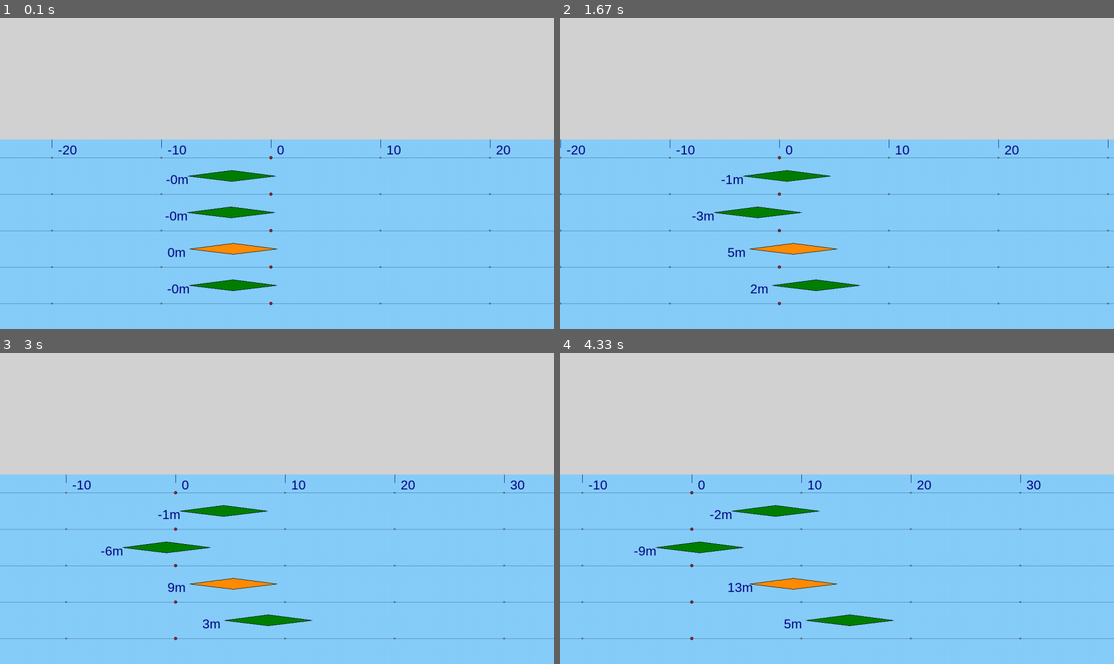
Above: before the commit, frames 1-4 (two rows, left to right).
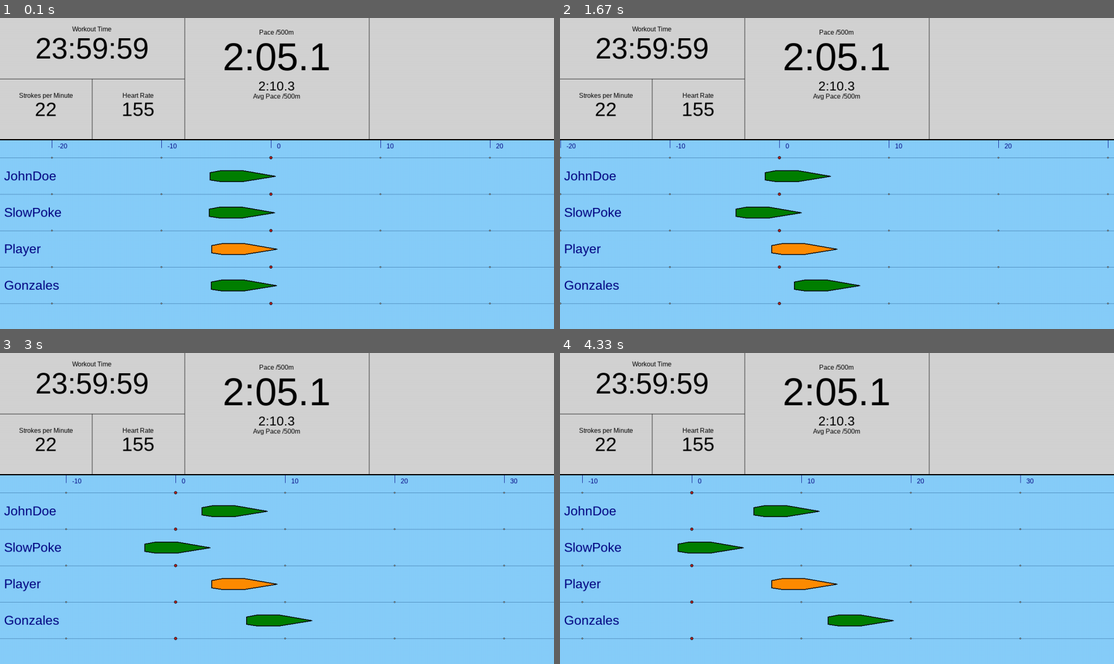
Above: after the commit, the same moments.

Repository: monsdar/dynrow
Game: pygame game, started from DynRow.py
Same seed, same stepped clock (60 frames per second), same inputs: the game is played once before the commit and once after it. The source is Python 2; it was converted automatically to run under Python 3.
Inputs:
- Up to frame 1 (0.1 s): no input
- Up to frame 2 (1.67 s): no input
- Up to frame 3 (3 s): no input
- Up to frame 4 (4.33 s): no input

The runs differ from the first frame. In frame 1, 4.1% of the frame differs, in the area x 0-100%, y 0-89%; in frame 2, 4.1%; in frame 3, 4.1%; in frame 4, 4.1%.

Commit message:
Added: Some stats are now displaying, still need to integrate the ranking-list and display the actual values

Diff:
--- a/DynRow.py
+++ b/DynRow.py
@@ -23,9 +23,9 @@
     playground.setPlayerBoat(player)
 
     #init the boats
-    playground.addBoat(BoatConstant("Rower 1", 190, 35))
-    playground.addBoat(BoatConstant("Rower 2", 500, 24))
-    playground.addBoat(BoatConstant("Rower 3", 120, 22))
+    playground.addBoat(BoatConstant("JohnDoe", 190, 35))
+    playground.addBoat(BoatConstant("SlowPoke", 500, 24))
+    playground.addBoat(BoatConstant("Gonzales", 120, 22))
 
     #init the UI, register the GameLoop and run it
     ui.registerCallback(gameLoop)
--- a/PyGameUi.py
+++ b/PyGameUi.py
@@ -49,7 +49,12 @@
         self.racePanelHeight = self.height - self.statPanelHeight
 
         #this is the font we're using throughout the game
-        self.font = pygame.font.SysFont('Arial', 32)
+        self.font16 = pygame.font.SysFont('Arial', 16)
+        self.font24 = pygame.font.SysFont('Arial', 24)
+        self.font32 = pygame.font.SysFont('Arial', 32)
+        self.font48 = pygame.font.SysFont('Arial', 48)
+        self.font72 = pygame.font.SysFont('Arial', 72)
+        self.font96 = pygame.font.SysFont('Arial', 96)
 
     def getTimestamp(self):
         curr = datetime.now()
@@ -98,11 +103,11 @@
 
         #update the racing section
         self.updateRaceBackground(self.currentDistance)
-        self.updatePlayer(self.currentDistance)
+        self.updatePlayer()
         self.updateBoats(playground.boats)
 
         #update the stat section
-        self.updateStatBackground(self.currentDistance)
+        self.updateStats(self.currentDistance, playground)
 
     def adjustDistance(self, boats, distance):
         #check the distance from player to the first boat
@@ -135,8 +140,75 @@
             self.sceneStartOffset = -(self.sceneRange/2)
             self.sceneEndOffset = self.sceneRange
 
-    def updateStatBackground(self, currentDistance):
+    def updateStats(self, currentDistance, playground):
         self.screen.fill(LIGHTGREY, [[0, 0], [self.width, self.statPanelHeight]])
+        pygame.draw.line(self.screen, BLACK, [0, self.statPanelHeight],[self.width, self.statPanelHeight], 3)
+
+        leftDividerX = (self.width/3)*1
+        leftHeightDividerY = self.statPanelHeight / 2.0
+        leftSubDividerX = leftDividerX/2.0
+        midHeightDivider = self.statPanelHeight / 2.0
+        pygame.draw.line(self.screen, BLACK, [leftDividerX, 0],[leftDividerX, self.statPanelHeight], 1)
+        pygame.draw.line(self.screen, BLACK, [0, leftHeightDividerY],[leftDividerX, leftHeightDividerY], 1)
+        pygame.draw.line(self.screen, BLACK, [leftSubDividerX, leftHeightDividerY],[leftSubDividerX, self.statPanelHeight], 1)
+
+        rightDividerX = (self.width/3)*2
+        pygame.draw.line(self.screen, BLACK, [rightDividerX, 0],[rightDividerX, self.statPanelHeight], 1)
+
+        #display the workout time
+        timeTxt = self.font72.render("23:59:59", True, BLACK)
+        timePosX = leftDividerX/2 - (timeTxt.get_size()[0] / 2.0)
+        timePosY = leftHeightDividerY/2.0 - (timeTxt.get_size()[1] / 2.0)
+        self.screen.blit(timeTxt, (timePosX, timePosY))
+
+        timeDescTxt = self.font16.render("Workout Time", True, BLACK)
+        timeDescPosX = leftDividerX/2 - (timeDescTxt.get_size()[0]/2.0)
+        timeDescPosY = timePosY- 16
+        self.screen.blit(timeDescTxt, (timeDescPosX, timeDescPosY))
+
+        #display the strokes per minute
+        spmTxt = self.font48.render("22", True, BLACK)
+        spmPosX = leftSubDividerX/2 - (spmTxt.get_size()[0] / 2.0)
+        spmPosY = (leftHeightDividerY + (self.statPanelHeight - leftHeightDividerY)/2.0) - (spmTxt.get_size()[1]/2.0)
+        self.screen.blit(spmTxt, (spmPosX, spmPosY))
+
+        spmDescTxt = self.font16.render("Strokes per Minute", True, BLACK)
+        spmDescPosX = leftSubDividerX/2 - (spmDescTxt.get_size()[0]/2.0)
+        spmDescPosY = spmPosY- 16
+        self.screen.blit(spmDescTxt, (spmDescPosX, spmDescPosY))
+
+        #display the heart rate
+        pulseTxt = self.font48.render("155", True, BLACK)
+        pulsePosX = leftSubDividerX + leftSubDividerX/2 - (pulseTxt.get_size()[0] / 2.0)
+        pulsePosY = (leftHeightDividerY + (self.statPanelHeight - leftHeightDividerY)/2.0) - (pulseTxt.get_size()[1]/2.0)
+        self.screen.blit(pulseTxt, (pulsePosX, pulsePosY))
+
+        pulseDescTxt = self.font16.render("Heart Rate", True, BLACK)
+        pulseDescPosX = leftSubDividerX + leftSubDividerX/2 - (pulseDescTxt.get_size()[0]/2.0)
+        pulseDescPosY = pulsePosY- 16
+        self.screen.blit(pulseDescTxt, (pulseDescPosX, pulseDescPosY))
+
+        #display the 500m pace
+        paceTxt = self.font96.render("2:05.1", True, BLACK)
+        pacePosX = leftDividerX + leftDividerX/2 - (paceTxt.get_size()[0] / 2.0)
+        pacePosY = midHeightDivider - (paceTxt.get_size()[1])
+        self.screen.blit(paceTxt, (pacePosX, pacePosY))
+
+        paceDescTxt = self.font16.render("Pace /500m", True, BLACK)
+        paceDescPosX = leftDividerX + leftDividerX/2 - (paceDescTxt.get_size()[0]/2.0)
+        paceDescPosY = pacePosY- 16
+        self.screen.blit(paceDescTxt, (paceDescPosX, paceDescPosY))
+
+        #display the avg 500m avgPace
+        avgPaceTxt = self.font32.render("2:10.3", True, BLACK)
+        avgPacePosX = leftDividerX + leftDividerX/2 - (avgPaceTxt.get_size()[0] / 2.0)
+        avgPacePosY = midHeightDivider
+        self.screen.blit(avgPaceTxt, (avgPacePosX, avgPacePosY))
+
+        avgPaceDescTxt = self.font16.render("Avg Pace /500m", True, BLACK)
+        avgPaceDescPosX = leftDividerX + leftDividerX/2 - (avgPaceDescTxt.get_size()[0]/2.0)
+        avgPaceDescPosY = avgPacePosY + avgPaceDescTxt.get_size()[1] + 16
+        self.screen.blit(avgPaceDescTxt, (avgPaceDescPosX, avgPaceDescPosY))
 
     def updateRaceBackground(self, distance):
         #this defines the start and end of the scene
@@ -165,21 +237,25 @@
                     pygame.draw.circle(self.screen, LIGHTGREY, [int(linePos), int(heightPos + (self.laneHeight/2) * heightFactor)], 2)
                     pygame.draw.circle(self.screen, BLACK, [int(linePos), int(heightPos + (self.laneHeight/2) * heightFactor)], 2, 1)
 
-            #display the distance marker
+            #display the distance markers
             lineText = str(prevOffset)
+            markerTxt = self.font16.render(lineText, True, NAVY)
+            markerTxtX = linePos+15
+            markerTxtY = self.statPanelHeight+16 - markerTxt.get_size()[1]/2.0
             pygame.draw.line(self.screen, NAVY, [linePos, self.statPanelHeight], [linePos, self.statPanelHeight+20], 1)
-            self.screen.blit(self.font.render(lineText, True, NAVY), (linePos+15, self.statPanelHeight+8))
-
-    def updatePlayer(self, distance):
+
+            self.screen.blit(markerTxt, (markerTxtX, markerTxtY))
+
+    def updatePlayer(self):
         #the following factors are used to calculate from a distance in meters into a distance on the
         #screen (1m in our simulation is not 1px on the screen, depends on the sceneRange we've got)
         heightFactor = self.racePanelHeight / self.sceneRange
 
         currentHeight = (self.playerLane + 1) * self.laneHeight * heightFactor + self.statPanelHeight
         pos = {"posX": self.width/2 , "posY": currentHeight}
-        self.printBoat(pos, distance, DARKORANGE)
-
-    def printBoat(self, position, distance, color):
+        self.printBoat(pos, "Player", DARKORANGE)
+
+    def printBoat(self, position, name, color):
         #the following factors are used to calculate from a distance in meters into a distance on the
         #screen (1m in our simulation is not 1px on the screen, depends on the sceneRange we've got)
         heightFactor = self.racePanelHeight / self.sceneRange
@@ -188,26 +264,23 @@
         posX = position["posX"]
         posY = position["posY"]
         #this is how the boat looks:
-        boatPolygon = [ [posX-(8 * widthFactor), posY],
-                        [posX-(4 * widthFactor), posY-(1.5 * heightFactor)],
+        boatPolygon = [ [posX-(6 * widthFactor), posY-(1.0 * heightFactor)],
+                        [posX-(5 * widthFactor), posY-(1.5 * heightFactor)],
+                        [posX-(3 * widthFactor), posY-(1.5 * heightFactor)],
                         [posX, posY],
-                        [posX-(4 * widthFactor), posY+(1.5 * heightFactor)]]
-
-        #display the distance of each boat next to it
+                        [posX-(3 * widthFactor), posY+(1.5 * heightFactor)],
+                        [posX-(5 * widthFactor), posY+(1.5 * heightFactor)],
+                        [posX-(6 * widthFactor), posY+(1.0 * heightFactor)]]
+
+        #display the name of each boat on its lane
+        nameTxt = self.font32.render(name, True, NAVY)
+        txtX = 10
+        txtY = posY - nameTxt.get_size()[1] / 2.0
+        self.screen.blit(nameTxt, (txtX, txtY))
+
+        #display the boat
         pygame.draw.polygon(self.screen, color, boatPolygon)
-        pygame.draw.polygon(self.screen, BLACK, boatPolygon, 1)
-
-        if(distance == self.currentDistance):
-            distText = "%.0fm" % distance
-        else:
-            distText = "%.0fm" % float(distance - self.currentDistance)
-        txtX = posX - (10 * widthFactor)
-        if(txtX < 10):
-            txtX = 10
-        elif(txtX > (self.width - 100)):
-            txtX = (self.width - 100)
-        txtY = posY - (1.0 * heightFactor)
-        self.screen.blit(self.font.render(distText, True, NAVY), (txtX, txtY))
+        pygame.draw.polygon(self.screen, BLACK, boatPolygon, 2)
 
     def updateBoats(self, boats):
         #the following factors are used to calculate from a distance in meters into a distance on the
@@ -227,7 +300,7 @@
 
             #print the boat
             pos = {"posX": boatPos, "posY": currentLane }
-            self.printBoat(pos, boat.distance, GREEN)
+            self.printBoat(pos, boat.name, GREEN)
 
     def registerCallback(self, callback):
         self.callbacks.append(callback)
